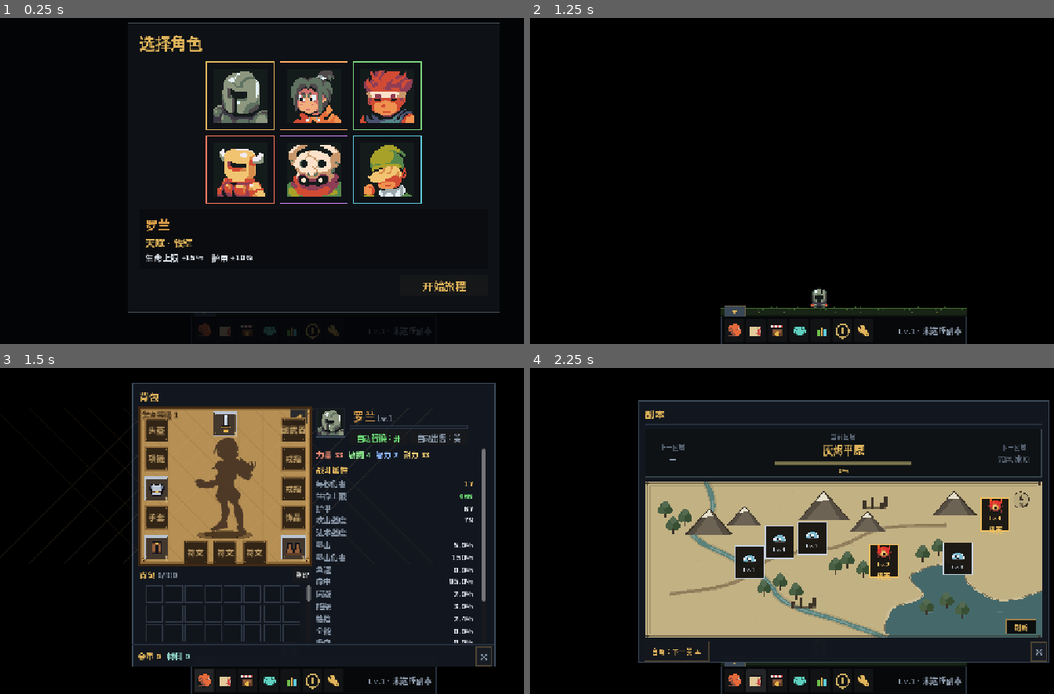
Above: before the commit, frames 1-4 (two rows, left to right).
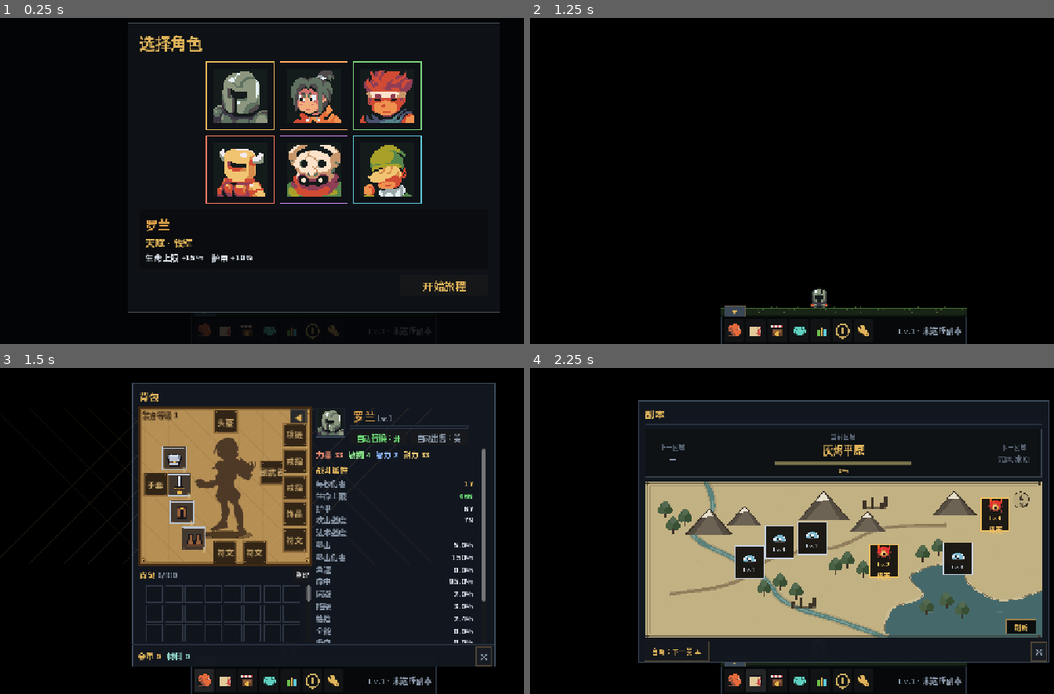
Above: after the commit, the same moments.

Repository: 958582184-dotcom/KeepForward
Game: Godot game, scene res://scenes/main.tscn
The game is run twice, just before and just after one commit, with the same random seed, the same clock (stepped at 60 frames per second) and the same inputs.
Inputs (mouse positions are in pixels of both pictures, inside the frame that each line leads up to):
- Up to frame 1 (0.25 s): no input
- Up to frame 2 (1.25 s): click "开始旅程" at 0.5 s
- Up to frame 3 (1.5 s): click (204, 680) at 1.27 s
- Up to frame 4 (2.25 s): click (755, 680) at 2.02 s

Frames 1-2 are identical in both runs. In frame 3, 4.9% of the frame differs, in the area x 27-59%, y 12-61%; in frame 4, nothing differs.

Commit message:
Rearrange equipment slots around silhouette

Diff:
--- a/src/core/data.gd
+++ b/src/core/data.gd
@@ -2,7 +2,7 @@
 extends RefCounted
 
 const TITLE := "KeepForward"
-const VERSION := "0.47.0"
+const VERSION := "0.48.0"
 const SAVE_PATH := "user://ember_walker_save.json"
 const INVENTORY_SIZE := 100
 const MAX_LEVEL := 60
--- a/src/ui/windows/backpack_window.gd
+++ b/src/ui/windows/backpack_window.gd
@@ -4,18 +4,18 @@
 const EQ_CELL := 50
 const INV_CELL := 36
 const EQ_POS := {
-	"main": Vector2(150, 8),
-	"head": Vector2(10, 20),
-	"neck": Vector2(10, 80),
-	"chest": Vector2(10, 140),
-	"hands": Vector2(10, 200),
-	"legs": Vector2(10, 260),
-	"off": Vector2(290, 20),
-	"ring1": Vector2(290, 80),
-	"ring2": Vector2(290, 140),
-	"trinket": Vector2(290, 200),
-	"feet": Vector2(290, 260),
-	"rune1": Vector2(90, 270),
+	"head": Vector2(152, 4),
+	"chest": Vector2(46, 78),
+	"legs": Vector2(62, 188),
+	"feet": Vector2(86, 242),
+	"hands": Vector2(8, 132),
+	"main": Vector2(56, 132),
+	"off": Vector2(246, 108),
+	"neck": Vector2(292, 30),
+	"ring1": Vector2(292, 84),
+	"ring2": Vector2(292, 138),
+	"trinket": Vector2(292, 192),
+	"rune1": Vector2(292, 246),
 	"rune2": Vector2(150, 270),
 	"rune3": Vector2(210, 270),
 }
Binary file changed: shots/bag.png
Binary file added: shots/v480_bag.png
Not shown, added: shots/v480_bag.png.import
